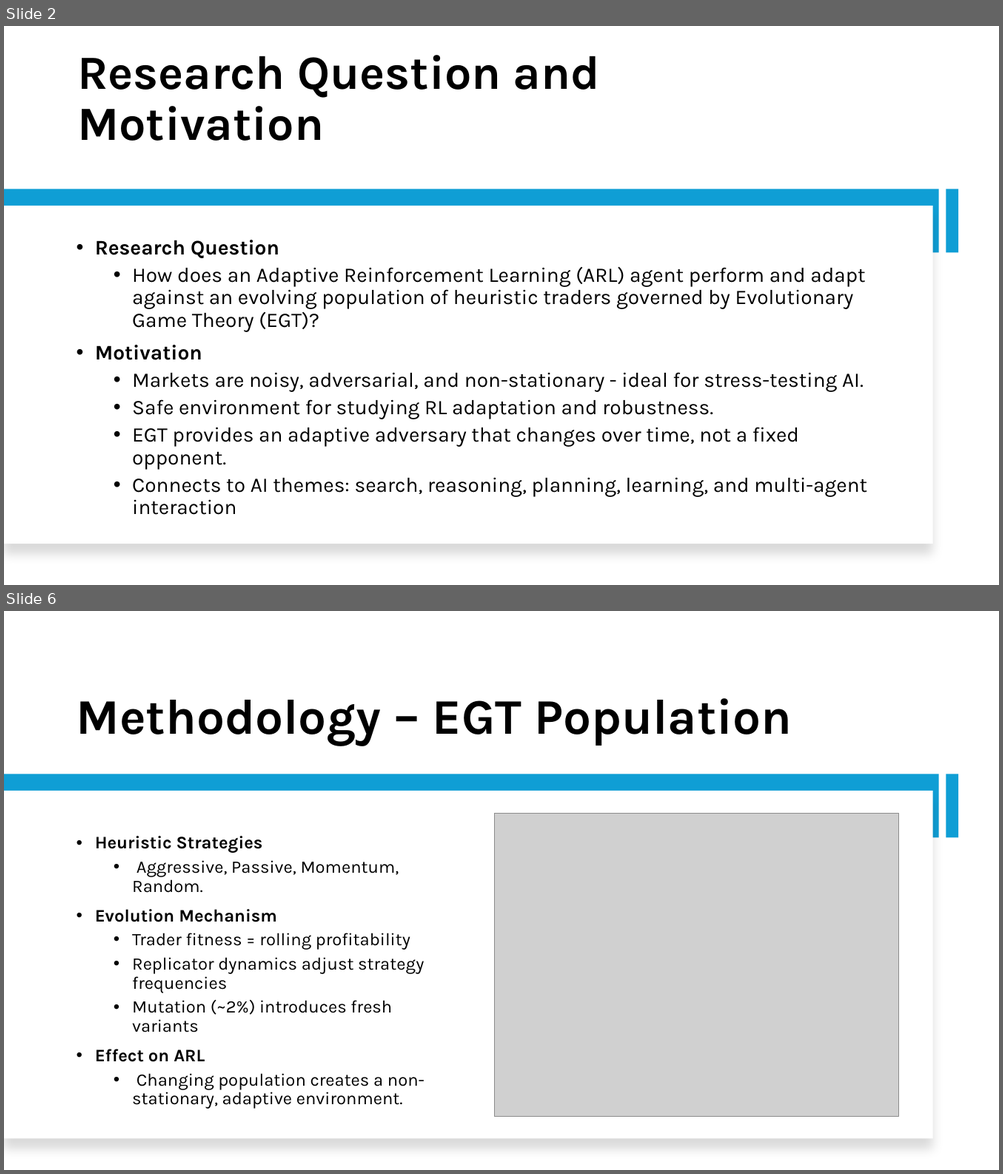
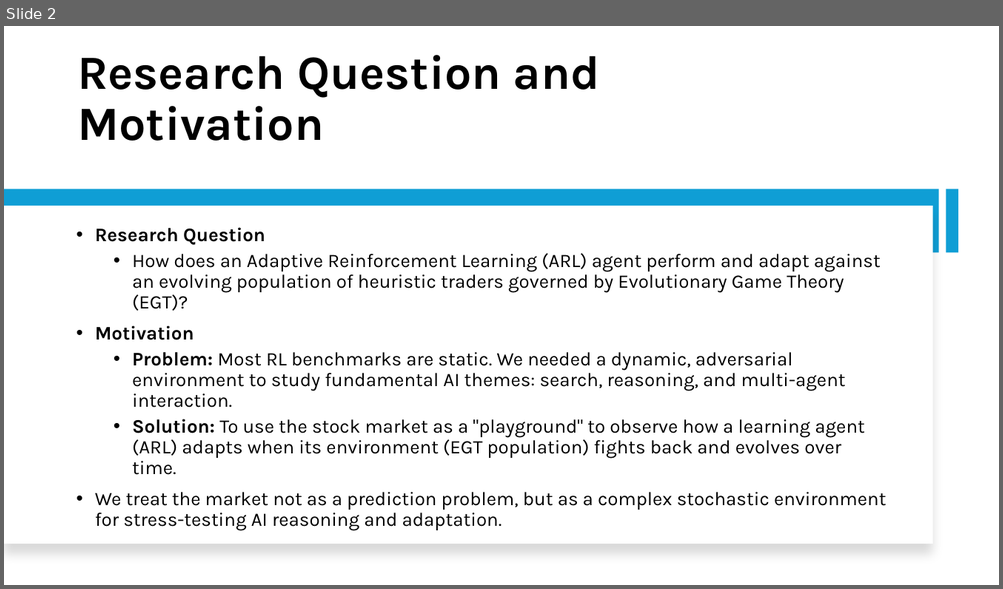
Before and after one commit to Srithwak/Coevolutionary_ARL_vs_EGT_agents_research, a slide deck: presentation.pptx. Shown one above the other, each under a label of ours: slides 2 and 6 before the commit, slide 2 after it; the slides between them are not shown. The pictures are 1003x1174 and 1003x589 pixels, drawn with LibreOffice and Linux fonts; fonts in the diff are those of the drawing; grey boxes stand for pictures. Boxes give left, top, right and bottom in pixels: in the first picture for what was removed or moved away, otherwise in the second. Text is boxed around its words. In the diff, an @@ line names an element or a change of style, - is before the commit and + after.

```diff
--- a/presentation.pptx
+++ b/presentation.pptx
@@ slide 6 removed at (4, 611, 999, 1170), background #FFFFFF @@
@@ title removed at (77, 698, 791, 746) @@
-Methodology – EGT Population
@@ rectangle removed at (4, 775, 939, 838) @@
@@ rectangle removed at (945, 775, 959, 838) @@
@@ rectangle removed at (4, 791, 933, 1139) @@
@@ picture removed at (494, 814, 899, 1117) @@
@@ text removed at (95, 836, 424, 1109) @@
-• Heuristic Strategies
-  • Aggressive, Passive, Momentum, Random.
-• Evolution Mechanism
-  • Trader fitness = rolling profitability
-  • Replicator dynamics adjust strategy frequencies
-  • Mutation (~2%) introduces fresh variants
-• Effect on ARL
-  • Changing population creates a non-stationary, adaptive environment.
@@ slide 2 changed as well @@
@@ text at (95, 227, 880, 340): size 20 to 18.5 pt in "Research Question", "How does an Adaptive Reinforcement Learning (ARL) ...", "Motivation" @@
@@ text at (95, 352, 886, 531): text changed; size 20 to 18.5 pt @@
-  • Markets are noisy, adversarial, and non-stationary - ideal for stress-testing AI.
-  • Safe environment for studying RL adaptation and robustness.
-  • EGT provides an adaptive adversary that changes over time, not a fixed opponent.
-  • Connects to AI themes: search, reasoning, planning, learning, and multi-agent interaction
+  • Problem: Most RL benchmarks are static. We needed a dynamic, adversarial environment to study fundamental AI themes: search, reasoning, and multi-agent interaction.
+  • Solution: To use the stock market as a "playground" to observe how a learning agent (ARL) adapts when its environment (EGT population) fights back and evolves over time.
+• We treat the market not as a prediction problem, but as a complex stochastic environment for stress-testing AI reasoning and adaptation.
```
Also in this commit, not shown: 4 other slides changed, 9 slides added, 8 other slides removed, 52 other files.
